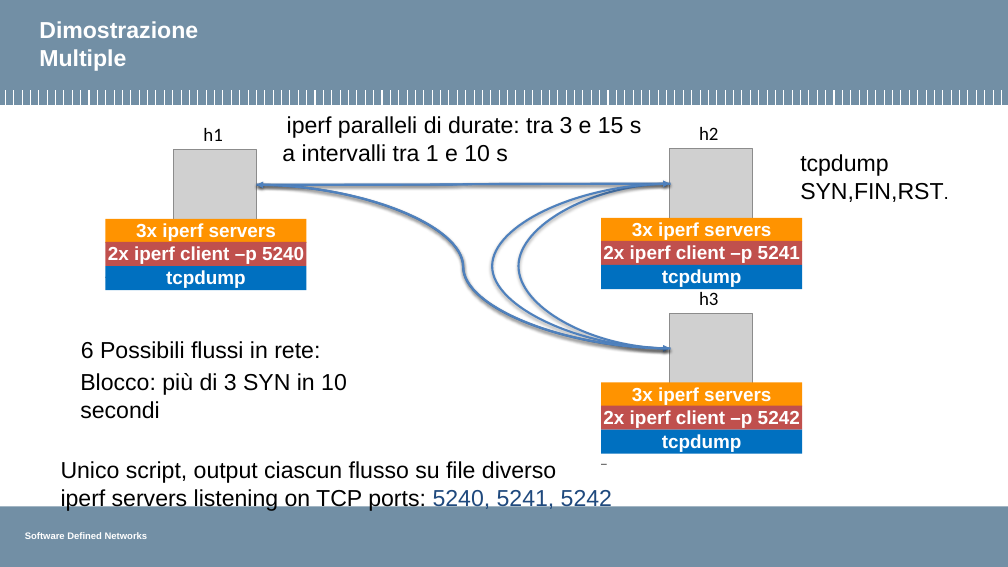
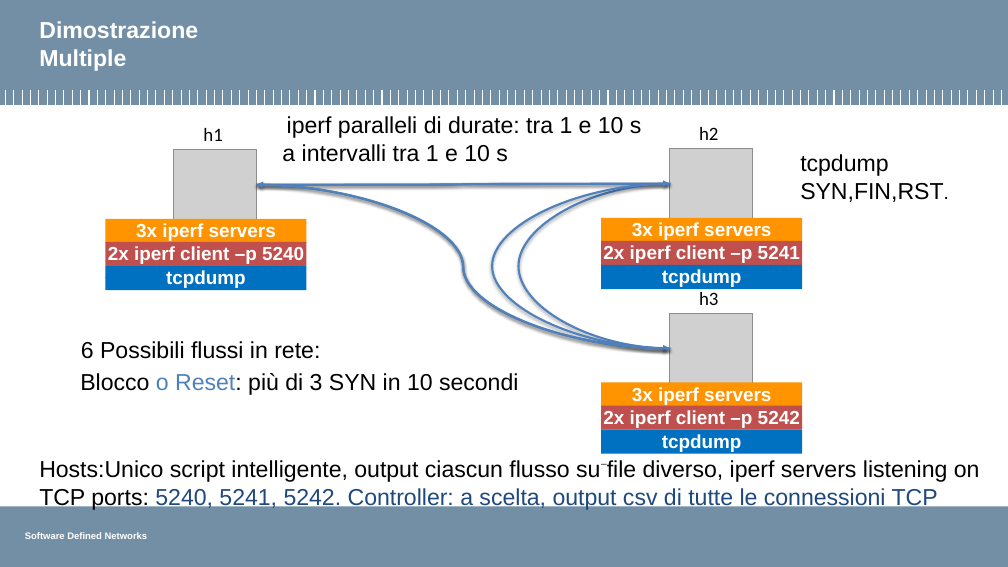
Before and after one commit to pierluigigrossi/progetto-SDN, a slide deck: slide 12 of finale8.pptx (slide 16 before the commit). Drawn at 1008x567 pixels with LibreOffice and Linux fonts; fonts in the diff are those of the drawing; grey boxes stand for pictures; background and template pictures are left out. Boxes give left, top, right and bottom in pixels: in the first picture for what was removed or moved away, otherwise in the second. Text is boxed around its words. In the diff, an @@ line names an element or a change of style, - is before the commit and + after.

```diff
--- a/finale8.pptx
+++ b/finale8.pptx
@@ text at box(282, 116, 642, 162): text changed @@
-iperf paralleli di durate: tra 3 e 15 s a intervalli tra 1 e 10 s
+iperf paralleli di durate: tra 1 e 10 s a intervalli tra 1 e 10 s
@@ text at box(80, 373, 518, 395): text changed @@
-Blocco: più di 3 SYN in 10 secondi
+Blocco o Reset: più di 3 SYN in 10 secondi
@@ text at box(39, 460, 980, 510): text changed @@
-Unico script, output ciascun flusso su file diverso
-iperf servers listening on TCP ports: 5240, 5241, 5242
+Hosts:Unico script intelligente, output ciascun flusso su file diverso, iperf servers listening on TCP ports: 5240, 5241, 5242. Controller: a scelta, output csv di tutte le connessioni TCP
```
Also in this commit, not shown: 5 other slides changed, 2 slides added, 7 slides removed, 21 other files.
